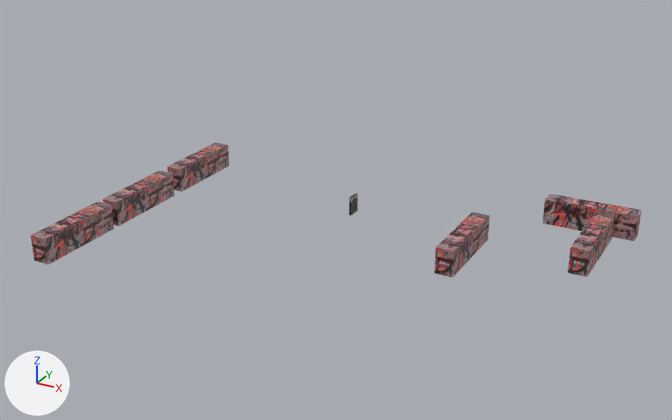
The OBJ model data/decor2.obj, before and after one commit.
The view is the same before and after, from a 50 mm lens placed at (33385.0, -66161.0, 31072.0), pointed at (244.0, -5906.0, 944.0). Arrows for +X, +Y and +Z are at lower left; the lights stay in place. The older version comes first. Where no turn or scale is listed for an object, it has been applied to the vertices.
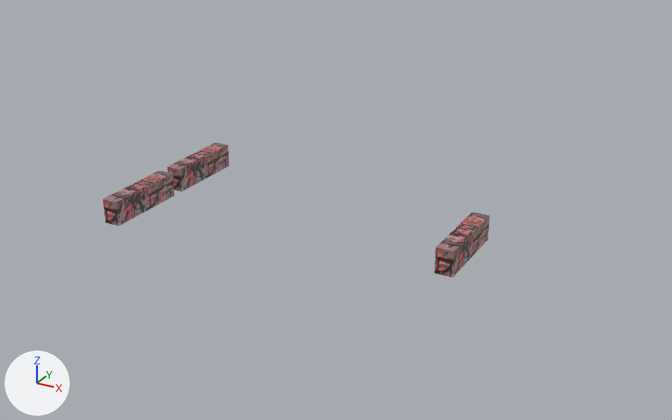
Where the change shows, as pixel boxes (x1, y1, x2, y2) in the pictures (672 x 420 px):
'Cube.040', deleted (brown)
    before: (31, 202, 114, 265)
'Cube.038', deleted (brown)
    before: (543, 194, 641, 241)
'Cube.039', deleted (brown)
    before: (568, 212, 615, 277)
'Cube.047_Cube.022', deleted
    before: (349, 193, 358, 216)

What the commit changed:
Object 'Cube.038' (ob_cube_038) is deleted.
Object 'Cube.039' (ob_cube_039) is deleted.
Object 'Cube.040' (ob_cube_040) is deleted.
Object 'Cube.047_Cube.022' (ob_cube_047_cube_022) is deleted.
